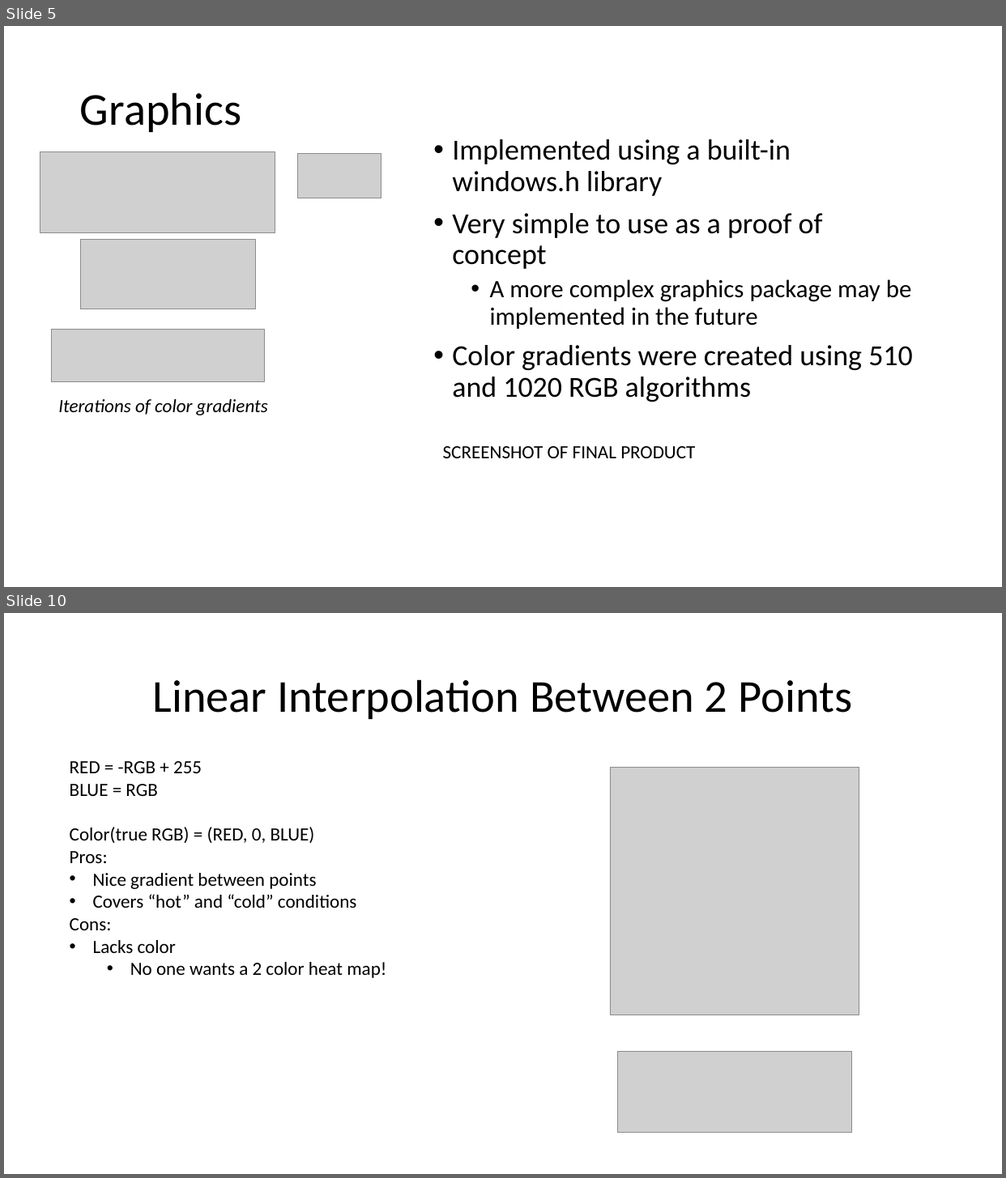
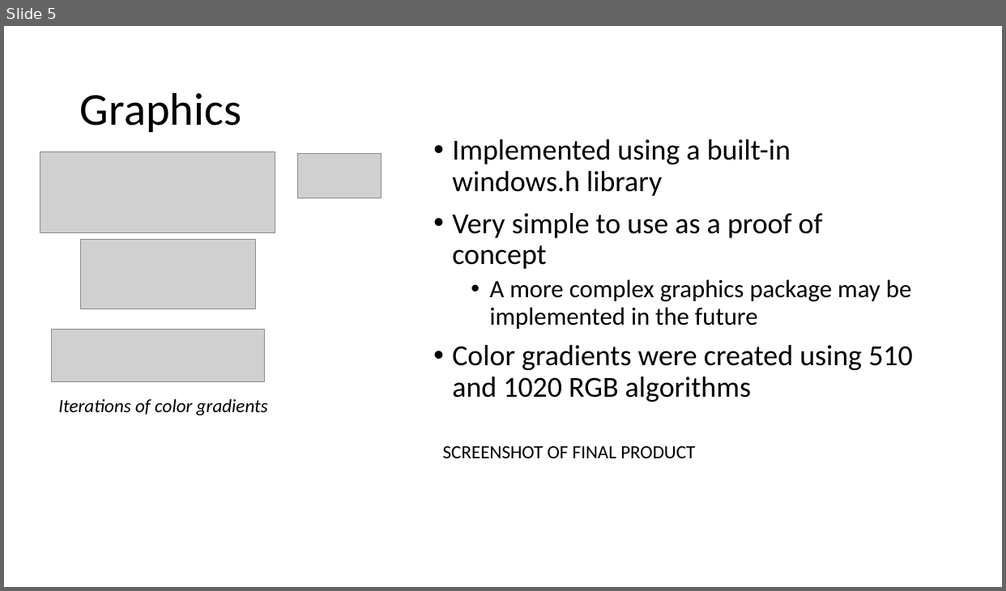
Before and after one commit to maxhouck/ECE3220FinalProject, a slide deck: Final.pptx. Shown one above the other, each under a label of ours: slides 5 and 10 before the commit, slide 5 after it; the slides between them are not shown. The pictures are 1006x1178 and 1006x591 pixels, drawn with LibreOffice and Linux fonts; fonts in the diff are those of the drawing; grey boxes stand for pictures. Boxes give left, top, right and bottom in pixels: in the first picture for what was removed or moved away, otherwise in the second. Text is boxed around its words. In the diff, an @@ line names an element or a change of style, - is before the commit and + after.

```diff
--- a/Final.pptx
+++ b/Final.pptx
@@ slide 10 removed at <box>4,613,1002,1174</box>, background #FFFFFF @@
@@ title removed at <box>152,679,852,719</box> @@
-Linear Interpolation Between 2 Points
@@ text removed at <box>70,761,386,978</box> @@
-RED = -RGB + 255
-BLUE = RGB
-Color(true RGB) = (RED, 0, BLUE)
-Pros:
-• Nice gradient between points
-• Covers “hot” and “cold” conditions
-Cons:
-• Lacks color
-  • No one wants a 2 color heat map!
@@ picture removed at <box>611,767,859,1016</box> @@
@@ picture removed at <box>617,1052,852,1132</box> @@
```
Also in this commit, not shown: 2 slides changed, 10 other slides removed.
